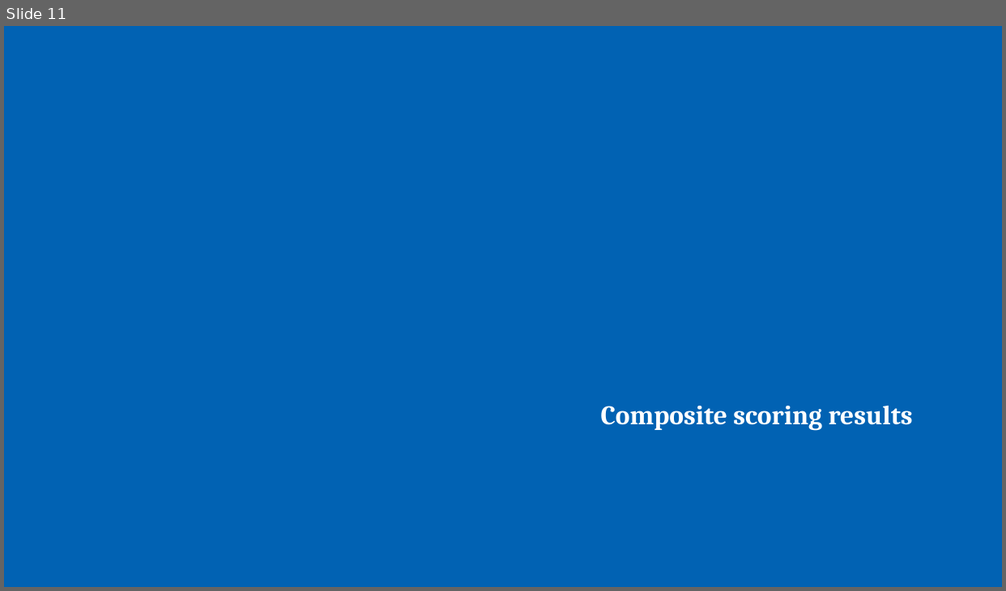
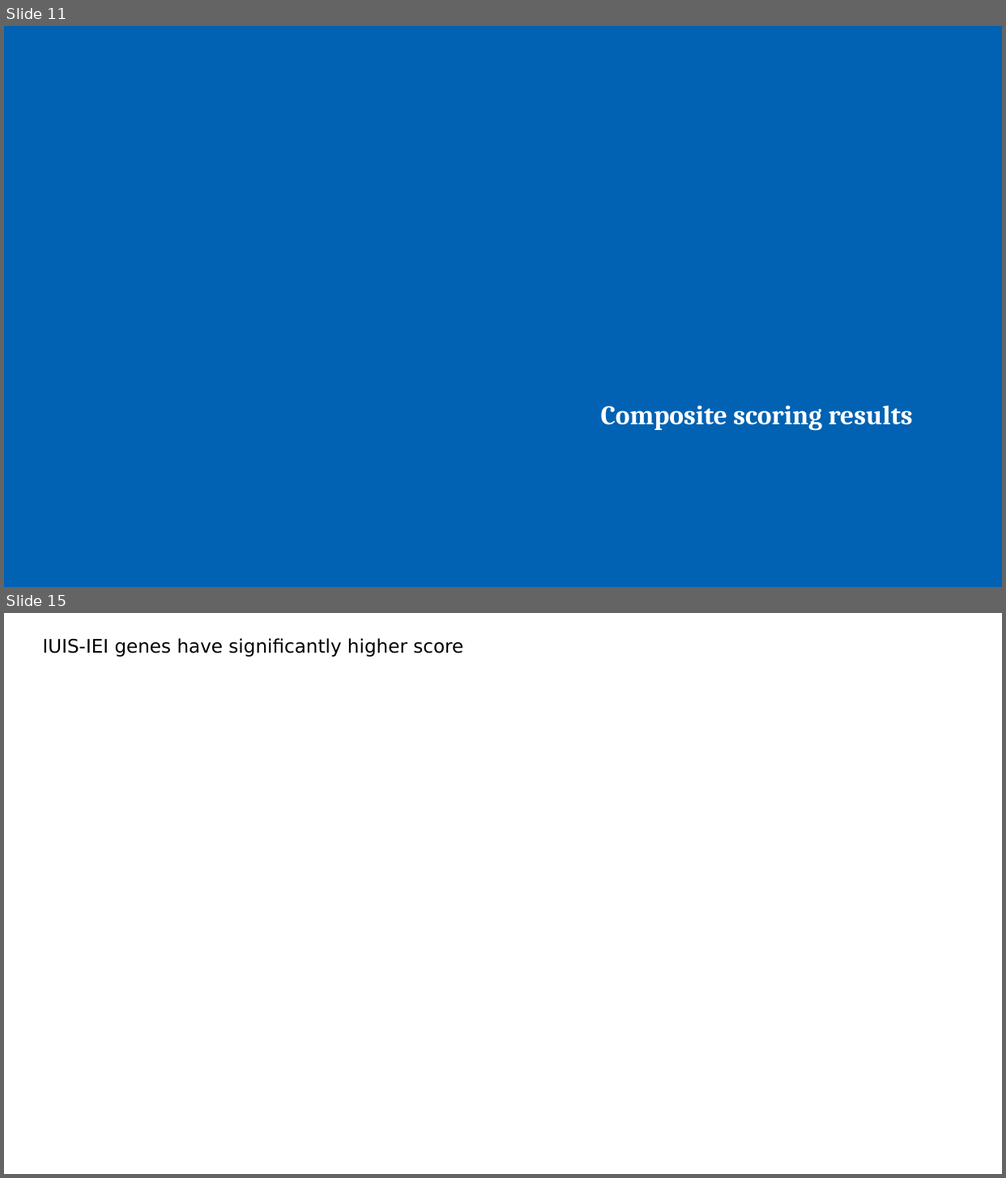
Before and after one commit to juliandeanmoran/BISSH, a slide deck: reports/2026-08-28_projectUpdate_3/2026-08-28_projectUpdate_3_jmoran.pptx. Shown one above the other, each under a label of ours: slide 11 before the commit, slides 11 and 15 after it; the slides between them are not shown. The pictures are 1006x591 and 1006x1178 pixels, drawn with LibreOffice and Linux fonts; fonts in the diff are those of the drawing. Boxes give left, top, right and bottom in pixels: in the first picture for what was removed or moved away, otherwise in the second. Text is boxed around its words. In the diff, an @@ line names an element or a change of style, - is before the commit and + after.

```diff
--- a/reports/2026-08-28_projectUpdate_3/2026-08-28_projectUpdate_3_jmoran.pptx
+++ b/reports/2026-08-28_projectUpdate_3/2026-08-28_projectUpdate_3_jmoran.pptx
@@ slide 15 added at (4,613,1002,1174), background #FFFFFF @@
@@ text added at (43,638,463,657), 18 pt, text #000000 @@
+IUIS-IEI genes have significantly higher score
```
Also in this commit, not shown: 3 slides changed, 4 other slides added, 1 slide removed, 5 other files.
